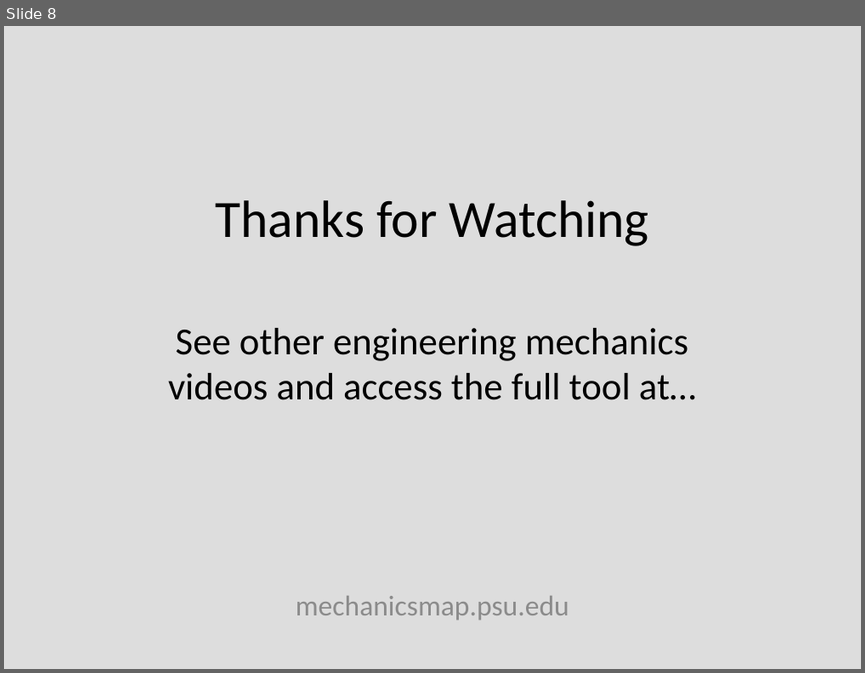
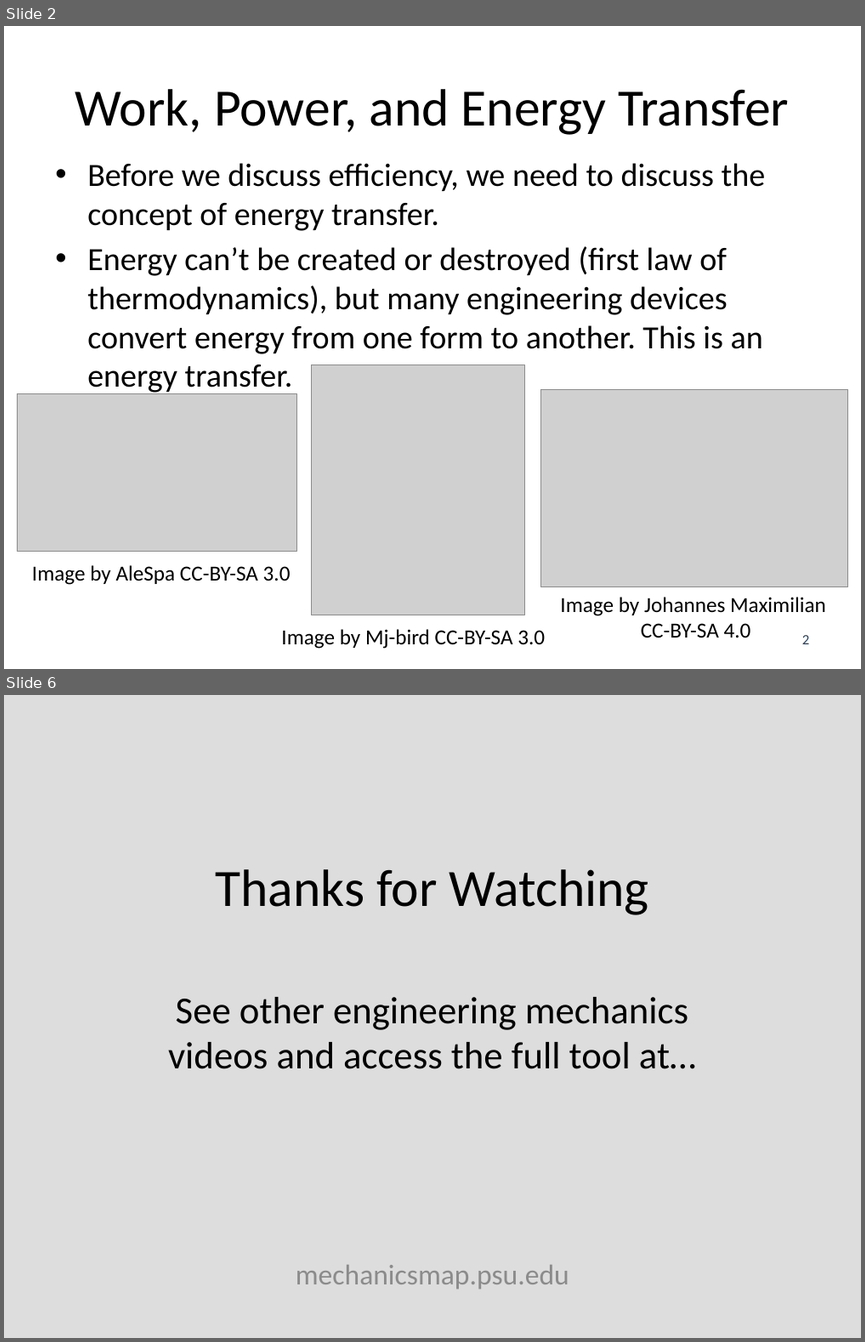
Before and after one commit to JacobMoore/mechanics_textbook, a slide deck: Lecture Slides/VideoLectureSlides/10.3.pptx. Shown one above the other, each under a label of ours: slide 8 before the commit, slides 2 and 6 after it; the slides between them are not shown. The pictures are 865x673 and 865x1342 pixels, drawn with LibreOffice and Linux fonts; fonts in the diff are those of the drawing; grey boxes stand for pictures; background and template pictures are left out. Boxes give left, top, right and bottom in pixels: in the first picture for what was removed or moved away, otherwise in the second. Text is boxed around its words. In the diff, an @@ line names an element or a change of style, - is before the commit and + after.

```diff
--- a/Lecture Slides/VideoLectureSlides/10.3.pptx
+++ b/Lecture Slides/VideoLectureSlides/10.3.pptx
@@ slide 2 added at [4, 26, 861, 669], background #FFFFFF @@
@@ title added at [75, 89, 789, 135], 44 pt, text #000000 @@
+Work, Power, and Energy Transfer
@@ text added at [87, 163, 766, 354], 27.2 pt, text #000000 @@
+• Before we discuss efficiency, we need to discuss the concept of energy transfer.
+• Energy can’t be created or destroyed (first law of thermodynamics), but many engineering devices convert energy from one form to another. This is an energy transfer.
@@ picture added at [311, 364, 525, 614] @@
@@ picture added at [17, 393, 296, 551] @@
@@ picture added at [540, 389, 847, 586] @@
@@ text added at [32, 565, 290, 584], 18 pt, text #000000 @@
+Image by AleSpa CC-BY-SA 3.0
@@ text added at [560, 596, 826, 637], 18 pt, text #000000 @@
+Image by Johannes Maximilian
+CC-BY-SA 4.0
@@ text added at [281, 629, 545, 648], 18 pt, text #000000 @@
+Image by Mj-bird CC-BY-SA 3.0
@@ page number added at [802, 635, 809, 644], 12 pt, text #254061 @@
+2
@@ what was slide 8 is now slide 6 @@
```
Also in this commit, not shown: 1 slide changed, 5 other slides added, 8 slides removed, 13 other files.
